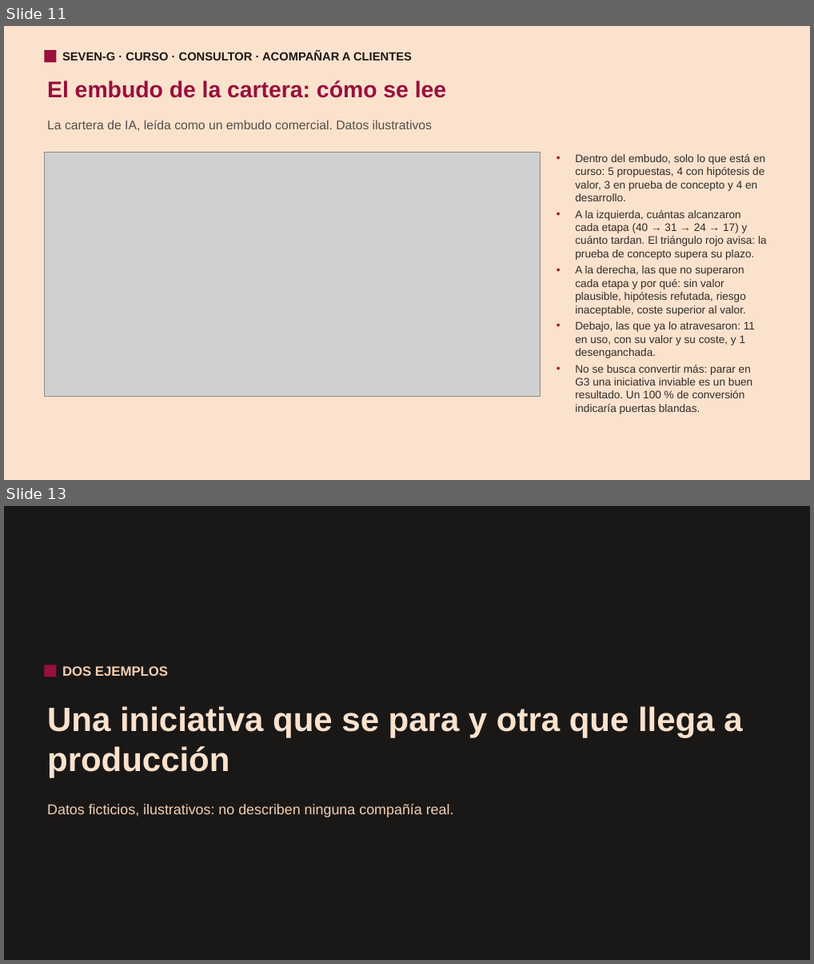
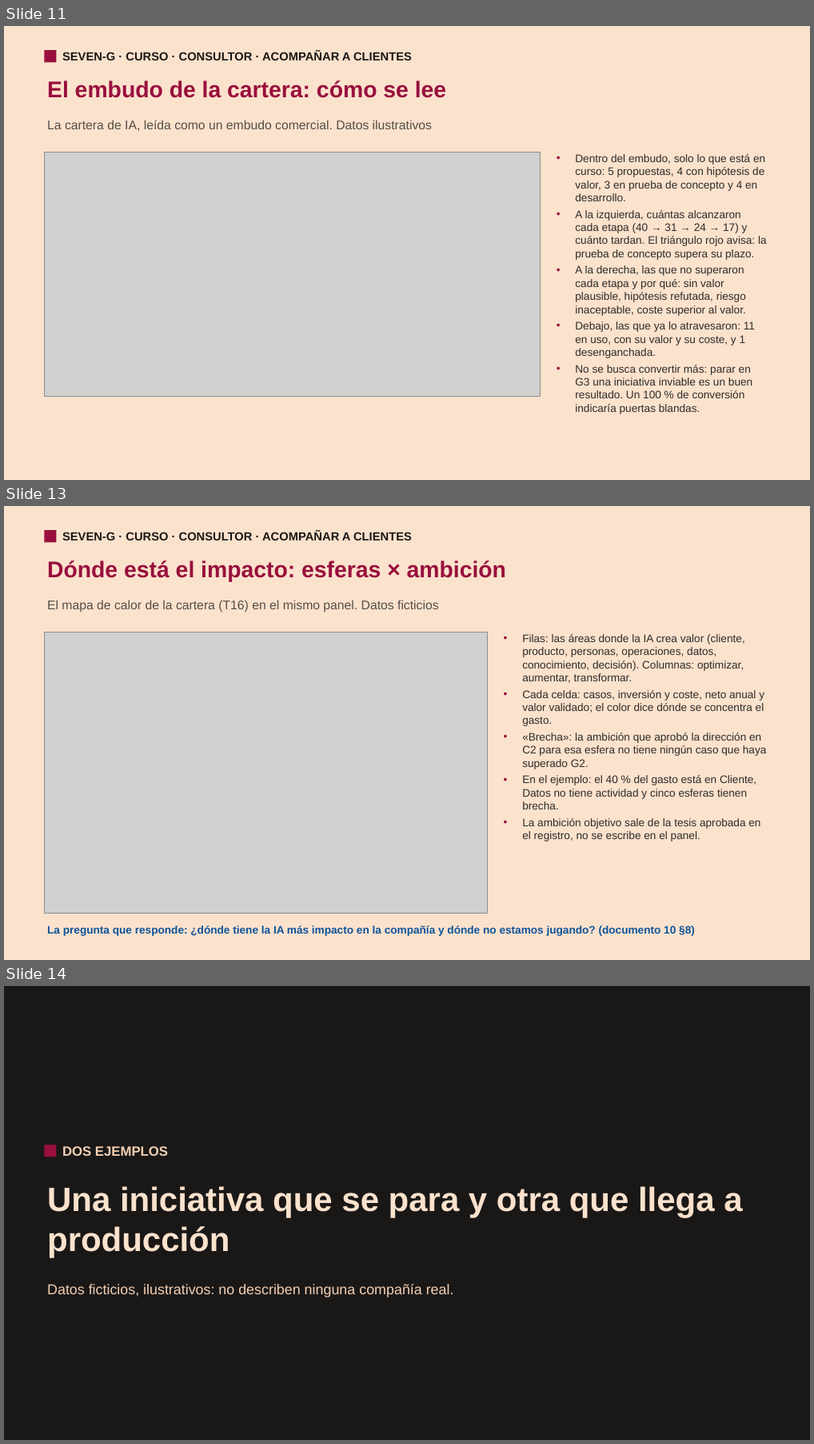
Before and after one commit to seachad/AI_CONSULTING, a slide deck: SEVEN-G/pptx/es/SEVEN-G_Curso_Consultor.pptx. Shown one above the other, each under a label of ours: slides 11 and 13 before the commit, slides 11, 13 and 14 after it; the slides between them are not shown. The pictures are 814x964 and 814x1444 pixels, drawn with LibreOffice and Linux fonts; fonts in the diff are those of the drawing; grey boxes stand for pictures. Boxes give left, top, right and bottom in pixels: in the first picture for what was removed or moved away, otherwise in the second. Text is boxed around its words. In the diff, an @@ line names an element or a change of style, - is before the commit and + after.

Commit message:
Cursos en presentacion: panel con frenos y diapositiva del mapa de impacto

```diff
--- a/SEVEN-G/pptx/es/SEVEN-G_Curso_Consultor.pptx
+++ b/SEVEN-G/pptx/es/SEVEN-G_Curso_Consultor.pptx
@@ slide 13 added at (4, 506, 810, 960), background #FBE2CD @@
@@ rectangle added at (45, 530, 57, 542), fill #990F3D @@
@@ text added at (62, 532, 412, 540), 14 pt, text #1A1817, bold @@
+SEVEN-G · CURSO · CONSULTOR · ACOMPAÑAR A CLIENTES
@@ text added at (47, 560, 506, 582), 27 pt, text #990F3D, bold @@
+Dónde está el impacto: esferas × ambición
@@ text added at (47, 600, 439, 612), 15 pt, text #564D47 @@
+El mapa de calor de la cartera (T16) en el mismo panel. Datos ficticios
@@ picture added at (45, 632, 488, 912) @@
@@ text added at (522, 634, 767, 841), 13 pt, text #2F2B28 @@
+• Filas: las áreas donde la IA crea valor (cliente, producto, personas, operaciones, datos, conocimiento, decisión). Columnas: optimizar, aumentar, transformar.
+• Cada celda: casos, inversión y coste, neto anual y valor validado; el color dice dónde se concentra el gasto.
+• «Brecha»: la ambición que aprobó la dirección en C2 para esa esfera no tiene ningún caso que haya superado G2.
+• En el ejemplo: el 40 % del gasto está en Cliente, Datos no tiene actividad y cinco esferas tienen brecha.
+• La ambición objetivo sale de la tesis aprobada en el registro, no se escribe en el panel.
@@ text added at (47, 925, 695, 936), 13 pt, text #0F5499, bold @@
+La pregunta que responde: ¿dónde tiene la IA más impacto en la compañía y dónde no estamos jugando? (documento 10 §8)
@@ what was slide 13 is now slide 14 @@
```
Also in this commit, not shown: 1 slide changed, 14 other files.
